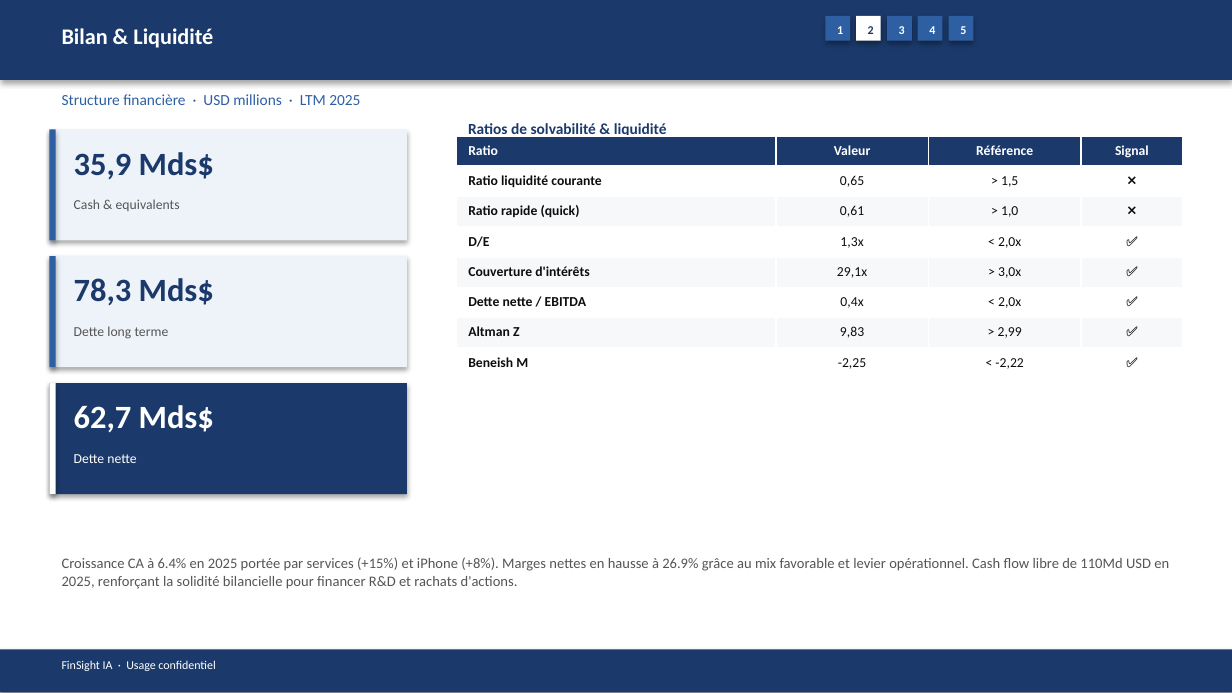
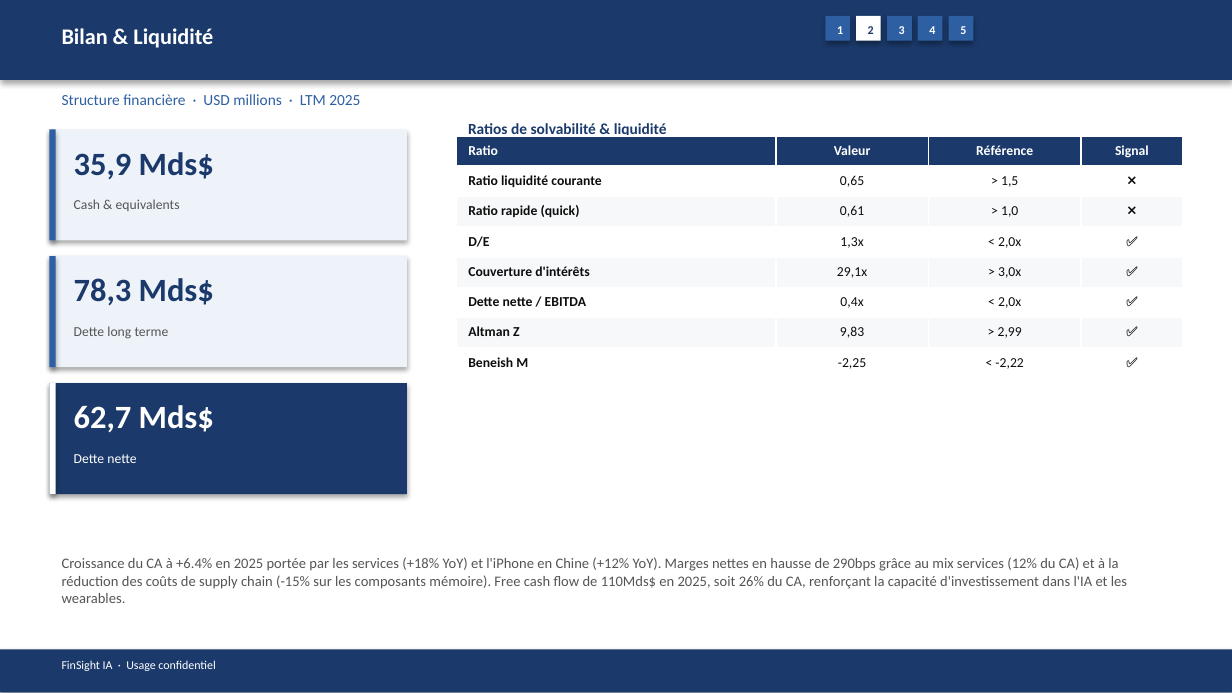
Before and after one commit to baptistejeh07-art/finsight-ia, a slide deck: slide 9 of preview/AAPL/AAPL_pitchbook.pptx. Drawn at 1232x693 pixels with LibreOffice and Linux fonts; fonts in the diff are those of the drawing. Boxes give left, top, right and bottom in pixels: in the first picture for what was removed or moved away, otherwise in the second. Text is boxed around its words. In the diff, an @@ line names an element or a change of style, - is before the commit and + after.

```diff
--- a/preview/AAPL/AAPL_pitchbook.pptx
+++ b/preview/AAPL/AAPL_pitchbook.pptx
@@ text at <box>62,557,1127,603</box>: text changed @@
-Croissance CA à 6.4% en 2025 portée par services (+15%) et iPhone (+8%). Marges nettes en hausse à 26.9% grâce au mix favorable et levier opérationnel. Cash flow libre de 110Md USD en 2025, renforçant la solidité bilancielle pour financer R&D et rachats d'actions.
+Croissance du CA à +6.4% en 2025 portée par les services (+18% YoY) et l'iPhone en Chine (+12% YoY). Marges nettes en hausse de 290bps grâce au mix services (12% du CA) et à la réduction des coûts de supply chain (-15% sur les composants mémoire). Free cash flow de 110Mds$ en 2025, soit 26% du CA, renforçant la capacité d'investissement dans l'IA et les wearables.
```
Also in this commit, not shown: 13 other slides changed, 4 other files.
